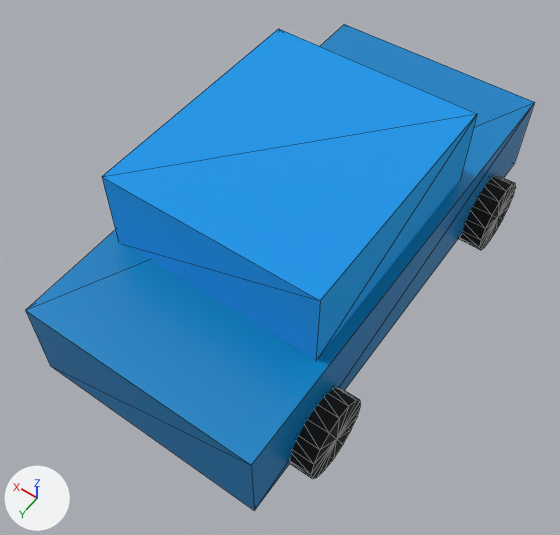
The glTF model public/assets/models/vehicles/veh_sedan_01.glb as it was, and as the next commit left it.
Rendered twice from a 50 mm lens placed at (-2.42, 3.8, 5.86), pointed at (-0.03, 0.46, 0.61). The lights are fixed; the arrows at lower left show +X, +Y and +Z. The older version comes first. Mesh edges are drawn as thin lines. Where no turn or scale is listed for an object, it has been applied to the vertices. Vertices at exactly the same position are counted once.
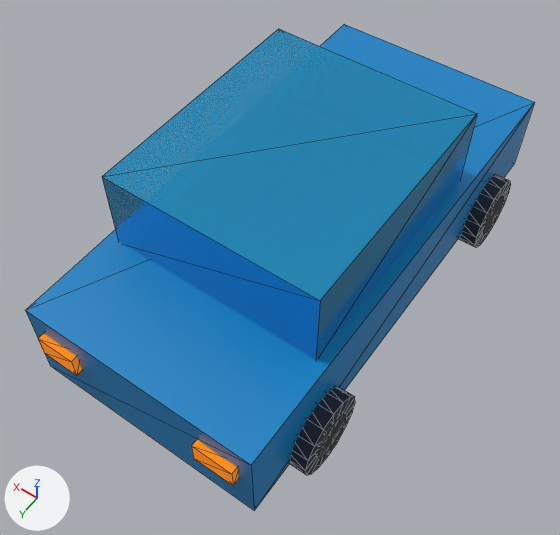
What changed in the scene script:
```text
Change mat_material_1:
    mat_material_1.roughness: 1.0 -> 0.15
    mat_material_1.alpha: 1.0 -> 0.8
Change mat_material_2:
    mat_material_2.base_color: (0.00561, 0.00561, 0.00561) -> (1.0, 1.0, 1.0)  # black #111111 -> white #ffffff
    add mat_material_2.emission_strength = 0.8
Change mat_material_3:
    mat_material_3.base_color: (0.00561, 0.00561, 0.00561) -> (0.694, 0.184, 0.00182)  # black #111111 -> orange #d97706
    add mat_material_3.emission_strength = 0.6
Change mat_material_4:
    mat_material_4.base_color: (0.00561, 0.00561, 0.00561) -> (0.013, 0.0222, 0.0437)  # black #111111 -> dark blue #1e293b
    mat_material_4.roughness: 1.0 -> 0.9
Change mat_material_5:
    mat_material_5.base_color: (0.00561, 0.00561, 0.00561) -> (0.761, 0.807, 0.871)  # black #111111 -> white #e2e8f0
    mat_material_5.roughness: 1.0 -> 0.2
    mat_material_5.metallic: 0.0 -> 0.9
Change me_mesh_2:
    used by ob_mesh_2; parent = ob_veh_sedan_01; location = (-1.1, 1.4, 0.35); rotation_euler = (0.0, -1.571, 0.0), in degrees (0, -90, 0)
    remove me_mesh_2.from_pydata(...)  # 36 vertices, 64 faces; spans x -0.35..0.35, y -0.35..0.35, z -0.14..0.14
    add me_mesh_2.from_pydata(...)  # 8 vertices, 12 faces; spans x -0.175..0.175, y -0.05..0.05, z -0.1..0.1
    me_mesh_2 part 1: the whole mesh is rebuilt
Change me_mesh_3:
    used by ob_mesh_3; parent = ob_veh_sedan_01; location = (-1.1, -1.4, 0.35); rotation_euler = (0.0, -1.571, 0.0), in degrees (0, -90, 0)
    remove me_mesh_3.from_pydata(...)  # 36 vertices, 64 faces; spans x -0.35..0.35, y -0.35..0.35, z -0.14..0.14
    add me_mesh_3.from_pydata(...)  # 8 vertices, 12 faces; spans x -0.175..0.175, y -0.05..0.05, z -0.1..0.1
    me_mesh_3 part 2: the whole mesh is rebuilt
Change me_mesh_5:
    used by ob_mesh_5; parent = ob_veh_sedan_01; location = (1.1, -1.4, 0.35); rotation_euler = (0.0, -1.571, 0.0), in degrees (0, -90, 0)
    remove me_mesh_5.from_pydata(...)  # 36 vertices, 64 faces; spans x -0.35..0.35, y -0.35..0.35, z -0.14..0.14
    remove me_mesh_5.materials.append(mat_material_5)  # black #111111
    add me_mesh_5.from_pydata(...)  # 8 vertices, 12 faces; spans x -0.175..0.175, y -0.05..0.05, z -0.1..0.1
    me_mesh_5 part 3: the whole mesh is rebuilt
    add me_mesh_5.materials.append(mat_material_3)  # orange #d97706, glowing orange #d97706
Change ob_mesh_2:
    ob_mesh_2.rotation_euler: (0.0, -1.571, 0.0) -> (0.0, 0.0, 0.0)  # degrees (0, -90, 0) -> degrees (0, 0, 0)
    ob_mesh_2.location: (-1.1, 1.4, 0.35) -> (-0.75, -2.21, 0.8)
Change ob_mesh_3:
    ob_mesh_3.rotation_euler: (0.0, -1.571, 0.0) -> (0.0, 0.0, 0.0)  # degrees (0, -90, 0) -> degrees (0, 0, 0)
    ob_mesh_3.location: (-1.1, -1.4, 0.35) -> (-0.75, 2.21, 0.8)
Change ob_mesh_5:
    ob_mesh_5.rotation_euler: (0.0, -1.571, 0.0) -> (0.0, 0.0, 0.0)  # degrees (0, -90, 0) -> degrees (0, 0, 0)
    ob_mesh_5.location: (1.1, -1.4, 0.35) -> (0.75, 2.21, 0.8)
Add ob_mesh_9:
    ob_mesh_9 = bpy.data.objects.new('Mesh_9', me_mesh_9)  # 28 vertices, 48 faces; spans x -0.15..0.15, y -0.2..0.2, z -0.2..0.2; in mat_material_5 (white #e2e8f0)
    ob_mesh_9.location = (-1.05, -1.4, 0.35)
Add ob_mesh_8:
    ob_mesh_8 = bpy.data.objects.new('Mesh_8', me_mesh_8)  # 36 vertices, 64 faces; spans x -0.14..0.14, y -0.35..0.35, z -0.35..0.35; in mat_material_4 (dark blue #1e293b)
    ob_mesh_8.location = (-1.05, -1.4, 0.35)
Add ob_mesh_7:
    ob_mesh_7 = bpy.data.objects.new('Mesh_7', me_mesh_9.copy())
    ob_mesh_7.location = (-1.05, 1.4, 0.35)
Add ob_mesh_6:
    ob_mesh_6 = bpy.data.objects.new('Mesh_6', me_mesh_8.copy())
    ob_mesh_6.location = (-1.05, 1.4, 0.35)
```

Boxes [x1, y1, x2, y2] around the edits, measured in the pictures (560 x 535 px):
'Mesh_1', surface changed: [102, 29, 477, 360] in both
'Mesh_2', recoloured, surface changed, reshaped, moved, turned (not visible afterwards): before [290, 387, 361, 479]
'Mesh_3', recoloured, surface changed, reshaped, moved, turned: before [458, 175, 516, 250]; after [191, 440, 238, 486]
'Mesh_6', added: after [290, 387, 355, 475]
'Mesh_8', added: after [458, 175, 511, 248]
'Mesh_5', recoloured, surface changed, reshaped, moved, turned (not visible before): after [38, 333, 82, 376]
'Mesh_7', added: after [317, 413, 346, 459]
'Mesh_9', added: after [483, 196, 504, 233]
